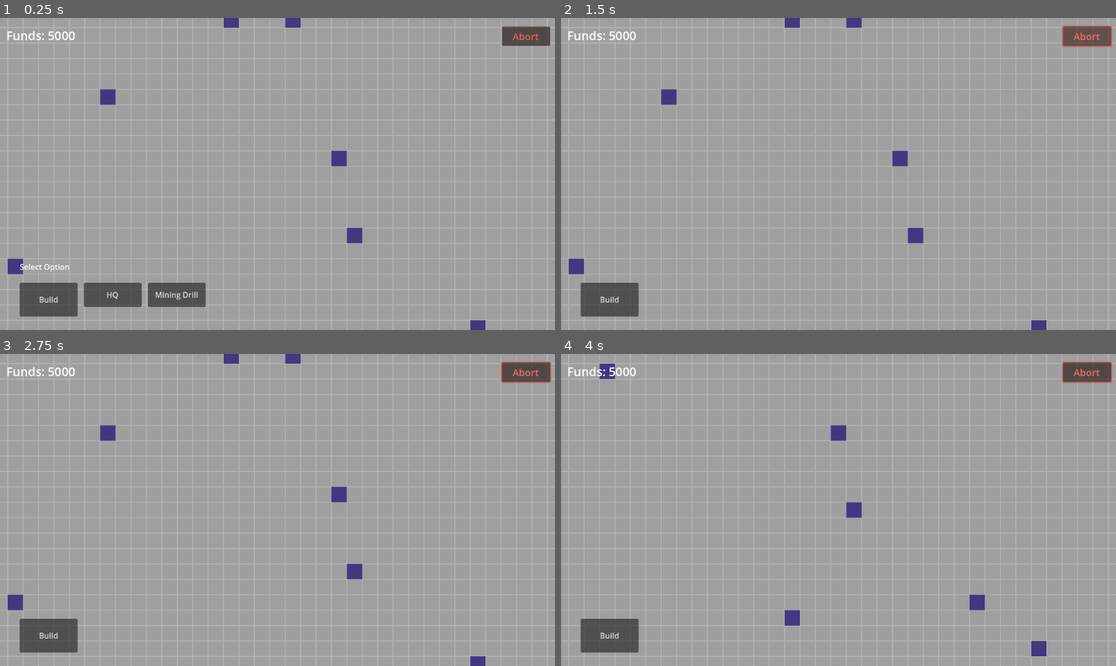
Above: before the commit, frames 1-4 (two rows, left to right).
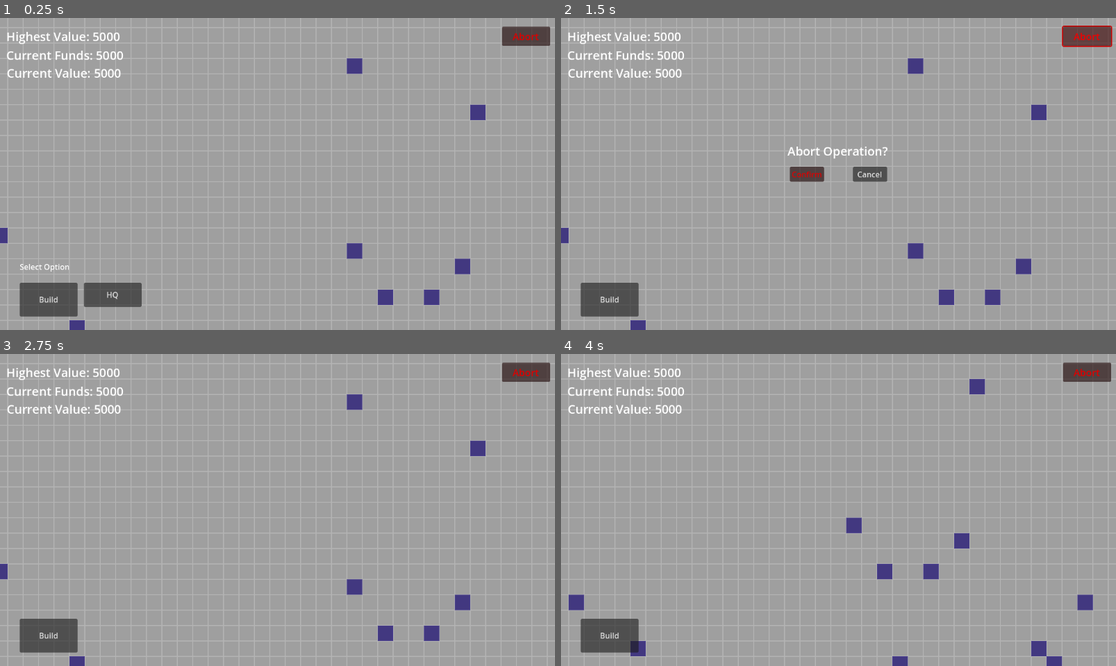
Above: after the commit, the same moments.

Repository: dwlee0802/BusinessTD
Game: Godot game, scene res://Scenes/game.tscn
Two runs of this game, one before a commit and one after it. Both use one fixed random seed, a clock stepped at 60 frames per second and the inputs below.
Inputs (mouse positions are in pixels of both pictures, inside the frame that each line leads up to):
- Up to frame 1 (0.25 s): no input
- Up to frame 2 (1.5 s): click "Build" at 0.5 s; click "Abort" at 1.25 s
- Up to frame 3 (2.75 s): click (310, 510) at 2 s, where only the run after the commit has a clickable "Cancel"
- Up to frame 4 (4 s): tap Enter at 2.75 s; move the mouse to (577, 357) at 2.77 s; hold D 2.78-3.53 s; click (577, 357) at 2.92 s; tap Space at 3.5 s; hold S from 3.53 s (still down); click (577, 357) at 3.67 s

The runs differ from the first frame. In frame 1, 3.4% of the frame differs, in the area x 0-98%, y 0-100%; in frame 2, 3.6%, in the area x 0-100%, y 0-100%; in frame 3, 2.8%; in frame 4, 2.9%.

Commit message:
Implemented Abort function. Also added UI to show current value which takes in the value of buildings.

Diff:
--- /dev/null
+++ b/Scenes/AbortButton.gd
@@ -0,0 +1,27 @@
+extends Button
+
+var game
+
+var pressCount: int = 0
+
+# Called when the node enters the scene tree for the first time.
+func _ready():
+	game = get_parent().get_parent().get_parent().get_parent()
+
+
+# Called every frame. 'delta' is the elapsed time since the previous frame.
+func _process(delta):
+	pass
+
+
+func _pressed():
+	get_node("Buttons").visible = true
+
+
+func _on_confirm_button_pressed():
+	game.AbortOperation()
+	visible = false
+
+
+func _on_cancel_button_pressed():
+	get_node("Buttons").visible = false
--- a/Scenes/game.gd
+++ b/Scenes/game.gd
@@ -36,11 +36,10 @@
 var gamePaused: bool = true
 
 var operationFunds: float = 5000
-
-var highestFundsPoint: float = 5000
+var highestValuePoint: float = 5000
 
 # takes into account the cash in value of buildings
-var totalValue
+var totalValue: float = 5000
 
 var difficultyScale: float = 1.04
 
@@ -58,7 +57,20 @@
 
 # Called every frame. 'delta' is the elapsed time since the previous frame.
 func _process(delta):
-	get_node("Camera/CanvasLayer/InGameUI/MoneyLabel").text = "Funds: " + str(int(operationFunds))
+
+	if not playerStructures.is_empty():
+		var assets = 0
+		for item in playerStructures:
+			assets += buildingCosts[item.type] * 0.8
+
+		totalValue = operationFunds + assets
+
+	if totalValue > highestValuePoint:
+		highestValuePoint = totalValue
+
+	get_node("Camera/CanvasLayer/InGameUI/MostFundsLabel").text = "Highest Value: " + str(int(highestValuePoint))
+	get_node("Camera/CanvasLayer/InGameUI/MoneyLabel").text = "Current Funds: " + str(int(operationFunds))
+	get_node("Camera/CanvasLayer/InGameUI/Total Value").text = "Current Value: " + str(int(totalValue))
 
 	if not playerStructures.is_empty() and gameStarted == true:
 		gameStarted = true
@@ -144,6 +156,7 @@
 
 						get_node("Camera/CanvasLayer/InGameUI/BuildMenu/BuildButton/BuildOptionsMenu/HQButton").visible = false
 						get_node("Camera/CanvasLayer/InGameUI/BuildMenu/BuildButton/BuildOptionsMenu/TurretButton").visible = true
+						get_node("Camera/CanvasLayer/InGameUI/BuildMenu/BuildButton/BuildOptionsMenu/MiningDrillButton").visible = true
 
 						operationFunds -= buildingCosts[buildType]
 						playerStructures.append(newHQ)
@@ -226,6 +239,20 @@
 	gameStarted = false
 
 
+# when the current operation can't be profitable anymore, the player can abort mission
+# all remaining buildings will have some of their value returned
+func AbortOperation():
+	print("Abort operation!")
+
+	for item in playerStructures:
+		operationFunds += buildingCosts[item.type] * 0.8
+
+	for item in playerStructures:
+		item.queue_free()
+
+	GameOver()
+
+
 func _on_build_turret_option_pressed(extra_arg_0):
 	var str = "turret"
 	if extra_arg_0 == 1:
--- a/Scenes/game.tscn
+++ b/Scenes/game.tscn
@@ -1,9 +1,10 @@
-[gd_scene load_steps=5 format=3 uid="uid://dt8yek5dlrdl7"]
+[gd_scene load_steps=6 format=3 uid="uid://dt8yek5dlrdl7"]
 
 [ext_resource type="Script" path="res://Scenes/game.gd" id="1_771gj"]
 [ext_resource type="Script" path="res://Scenes/camera.gd" id="2_3q2bq"]
 [ext_resource type="PackedScene" uid="uid://oigaet4tkyjp" path="res://Scenes/map_block.tscn" id="2_d8xa2"]
 [ext_resource type="Script" path="res://Scenes/BuildButton.gd" id="3_fhnyi"]
+[ext_resource type="Script" path="res://Scenes/AbortButton.gd" id="4_r0jn5"]
 
 [node name="Game" type="Node2D"]
 script = ExtResource("1_771gj")
@@ -62,6 +63,7 @@
 text = "Turret"
 
 [node name="MiningDrillButton" type="Button" parent="Camera/CanvasLayer/InGameUI/BuildMenu/BuildButton/BuildOptionsMenu"]
+visible = false
 layout_mode = 0
 offset_left = 266.0
 offset_right = 386.0
@@ -95,17 +97,33 @@
 fit_content = true
 scroll_active = false
 
+[node name="Total Value" type="RichTextLabel" parent="Camera/CanvasLayer/InGameUI"]
+offset_left = 14.0
+offset_top = 97.0
+offset_right = 314.0
+offset_bottom = 147.0
+theme_override_font_sizes/normal_font_size = 25
+text = "Total Value: 0"
+
+[node name="MostFundsLabel" type="RichTextLabel" parent="Camera/CanvasLayer/InGameUI"]
+offset_left = 13.0
+offset_top = 21.0
+offset_right = 313.0
+offset_bottom = 71.0
+theme_override_font_sizes/normal_font_size = 25
+text = "Highest reached: 0"
+
 [node name="MoneyLabel" type="RichTextLabel" parent="Camera/CanvasLayer/InGameUI"]
 layout_mode = 0
 offset_left = 13.0
-offset_top = 19.0
-offset_right = 213.0
-offset_bottom = 69.0
+offset_top = 60.0
+offset_right = 313.0
+offset_bottom = 110.0
 theme_override_font_sizes/normal_font_size = 25
-text = "Funds: 0"
+text = "Current Funds: 0"
 
 [node name="AbortButton" type="Button" parent="Camera/CanvasLayer/InGameUI"]
-modulate = Color(1, 0.45098, 0.388235, 1)
+self_modulate = Color(1, 0, 0, 1)
 layout_mode = 0
 offset_left = 1042.0
 offset_top = 18.0
@@ -113,6 +131,37 @@
 offset_bottom = 58.0
 theme_override_font_sizes/font_size = 20
 text = "Abort"
+script = ExtResource("4_r0jn5")
+
+[node name="Buttons" type="Control" parent="Camera/CanvasLayer/InGameUI/AbortButton"]
+visible = false
+anchors_preset = 0
+offset_right = 40.0
+offset_bottom = 40.0
+
+[node name="ConfirmButton" type="Button" parent="Camera/CanvasLayer/InGameUI/AbortButton/Buttons"]
+modulate = Color(1, 0, 0, 1)
+layout_mode = 0
+offset_left = -567.0
+offset_top = 291.0
+offset_right = -496.0
+offset_bottom = 322.0
+text = "Confirm"
+
+[node name="CancelButton" type="Button" parent="Camera/CanvasLayer/InGameUI/AbortButton/Buttons"]
+offset_left = -436.0
+offset_top = 291.0
+offset_right = -365.0
+offset_bottom = 322.0
+text = "Cancel"
+
+[node name="Label" type="Label" parent="Camera/CanvasLayer/InGameUI/AbortButton/Buttons"]
+offset_left = -572.0
+offset_top = 241.0
+offset_right = -361.0
+offset_bottom = 279.0
+theme_override_font_sizes/font_size = 25
+text = "Abort Operation?"
 
 [node name="MapBlock" parent="." instance=ExtResource("2_d8xa2")]
 
@@ -127,3 +176,11 @@
 [connection signal="mouse_entered" from="Camera/CanvasLayer/InGameUI/BuildMenu/BuildButton/BuildOptionsMenu/MiningDrillButton" to="." method="_on_mouse_entered_ui"]
 [connection signal="mouse_exited" from="Camera/CanvasLayer/InGameUI/BuildMenu/BuildButton/BuildOptionsMenu/MiningDrillButton" to="." method="_on_mouse_exited_ui"]
 [connection signal="pressed" from="Camera/CanvasLayer/InGameUI/BuildMenu/BuildButton/BuildOptionsMenu/MiningDrillButton" to="." method="_on_build_turret_option_pressed" binds= [2]]
+[connection signal="mouse_entered" from="Camera/CanvasLayer/InGameUI/AbortButton" to="." method="_on_mouse_entered_ui"]
+[connection signal="mouse_exited" from="Camera/CanvasLayer/InGameUI/AbortButton" to="." method="_on_mouse_exited_ui"]
+[connection signal="mouse_entered" from="Camera/CanvasLayer/InGameUI/AbortButton/Buttons/ConfirmButton" to="." method="_on_mouse_entered_ui"]
+[connection signal="mouse_exited" from="Camera/CanvasLayer/InGameUI/AbortButton/Buttons/ConfirmButton" to="." method="_on_mouse_exited_ui"]
+[connection signal="pressed" from="Camera/CanvasLayer/InGameUI/AbortButton/Buttons/ConfirmButton" to="Camera/CanvasLayer/InGameUI/AbortButton" method="_on_confirm_button_pressed"]
+[connection signal="mouse_entered" from="Camera/CanvasLayer/InGameUI/AbortButton/Buttons/CancelButton" to="." method="_on_mouse_entered_ui"]
+[connection signal="mouse_exited" from="Camera/CanvasLayer/InGameUI/AbortButton/Buttons/CancelButton" to="." method="_on_mouse_exited_ui"]
+[connection signal="pressed" from="Camera/CanvasLayer/InGameUI/AbortButton/Buttons/CancelButton" to="Camera/CanvasLayer/InGameUI/AbortButton" method="_on_cancel_button_pressed"]
--- a/Scenes/map_block.gd
+++ b/Scenes/map_block.gd
@@ -5,7 +5,7 @@
 @export var boardWidth = 100
 @export var boardHeight = 100
 
-var depositSpawnRate: float = 0.01
+var depositSpawnRate: float = 0.015
 
 # Size of a square tile's one side's length in pixels
 var initialTilesize = 32
--- a/Scenes/mining_drill.gd
+++ b/Scenes/mining_drill.gd
@@ -2,6 +2,8 @@
 
 var hitPoints: int = 250
 var maxHitPoints: int = 250
+
+var type: int = 2
 
 var healthBar
 var healthBarSize: int = 125
--- a/Scenes/turret.gd
+++ b/Scenes/turret.gd
@@ -2,6 +2,9 @@
 
 var hitPoints: int = 500
 var maxHitPoints: int = 500
+
+# 0: turret, 1: HQ, 2: Drill
+var type: int = 0
 
 var targets = []
 
